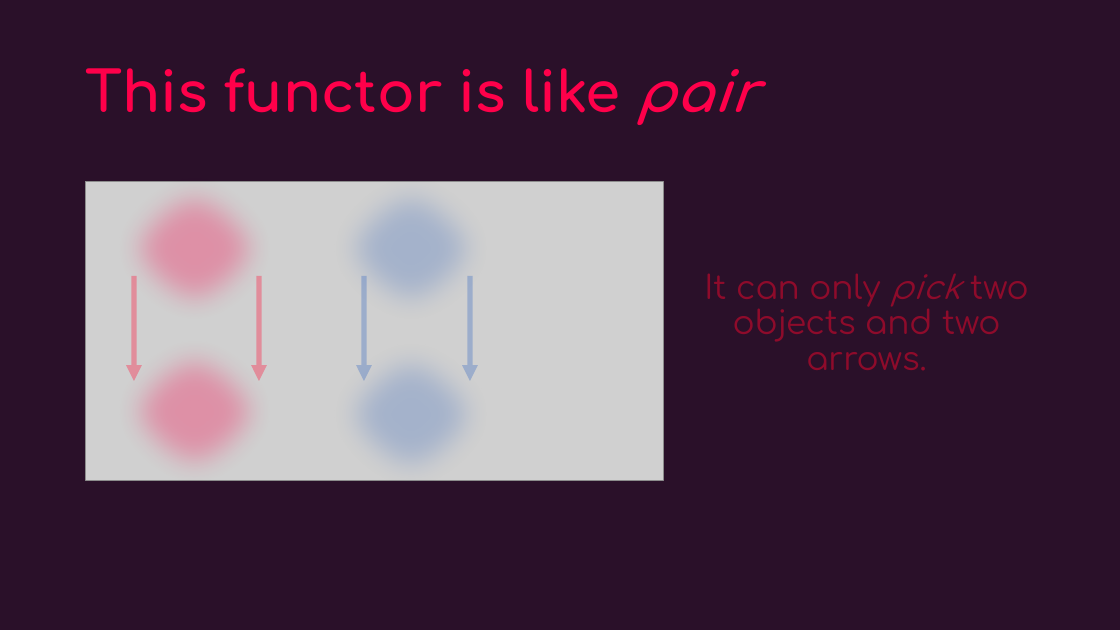
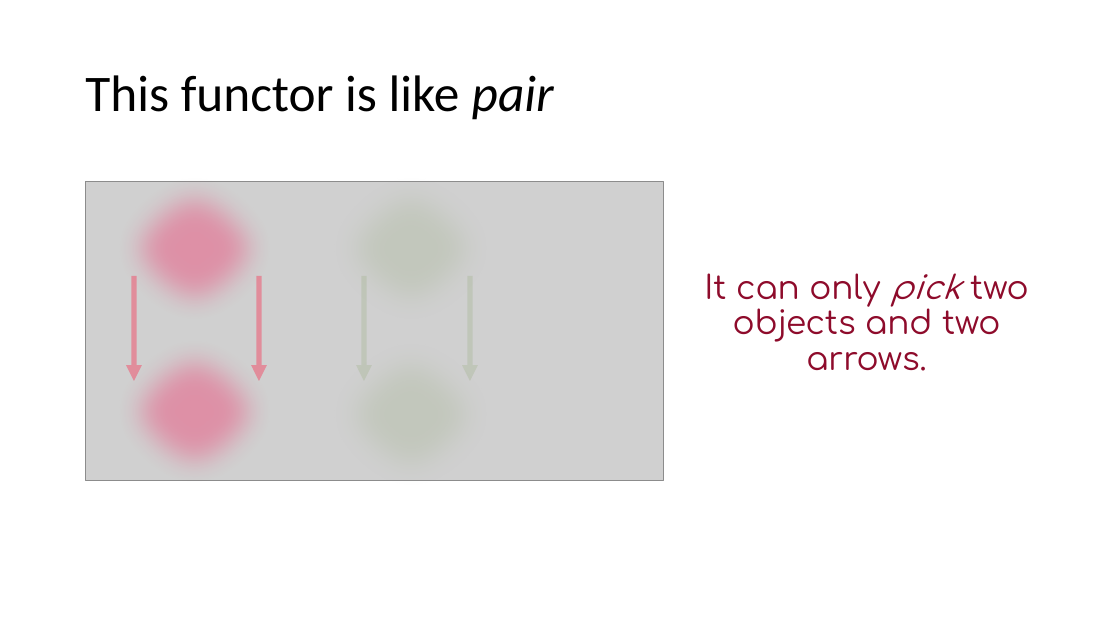
Before and after one commit to maana-io/cat-ml, a slide deck: slide 25 of presentations/gats-intro.pptx. Drawn at 1120x630 pixels with LibreOffice and Linux fonts; fonts in the diff are those of the drawing; grey boxes stand for pictures; background and template pictures are left out. Boxes give left, top, right and bottom in pixels: in the first picture for what was removed or moved away, otherwise in the second. Text is boxed around its words. In the diff, an @@ line names an element or a change of style, - is before the commit and + after.

```diff
--- a/presentations/gats-intro.pptx
+++ b/presentations/gats-intro.pptx
@@ background picture (left out) to #FFFFFF @@
@@ title "This functor is like pair" at box(85, 75, 554, 120): size 48 to 44 pt, font Comfortaa to Calibri, text colour #FF004A to #000000, bold off @@
@@ ellipse at box(105, 166, 284, 331): outline #325491 1 pt to #7A866C 1 pt @@
@@ ellipse at box(322, 166, 501, 331): fill #4472C4 at 31% opacity to #A5B592 at 31% opacity; outline #325491 1 pt to #7A866C 1 pt @@
@@ arrow (364, 276) - (364, 381): stroke #4472C4 4.5 pt to #A5B592 4.5 pt @@
@@ arrow (471, 276) - (471, 381): stroke #4472C4 4.5 pt to #A5B592 4.5 pt @@
@@ ellipse at box(105, 329, 284, 494): outline #325491 1 pt to #7A866C 1 pt @@
@@ ellipse at box(322, 331, 501, 497): fill #4472C4 at 31% opacity to #A5B592 at 31% opacity; outline #325491 1 pt to #7A866C 1 pt @@
```
Also in this commit, not shown: 26 other slides changed, 1 slide added, 1 slide removed, 1 other file.
